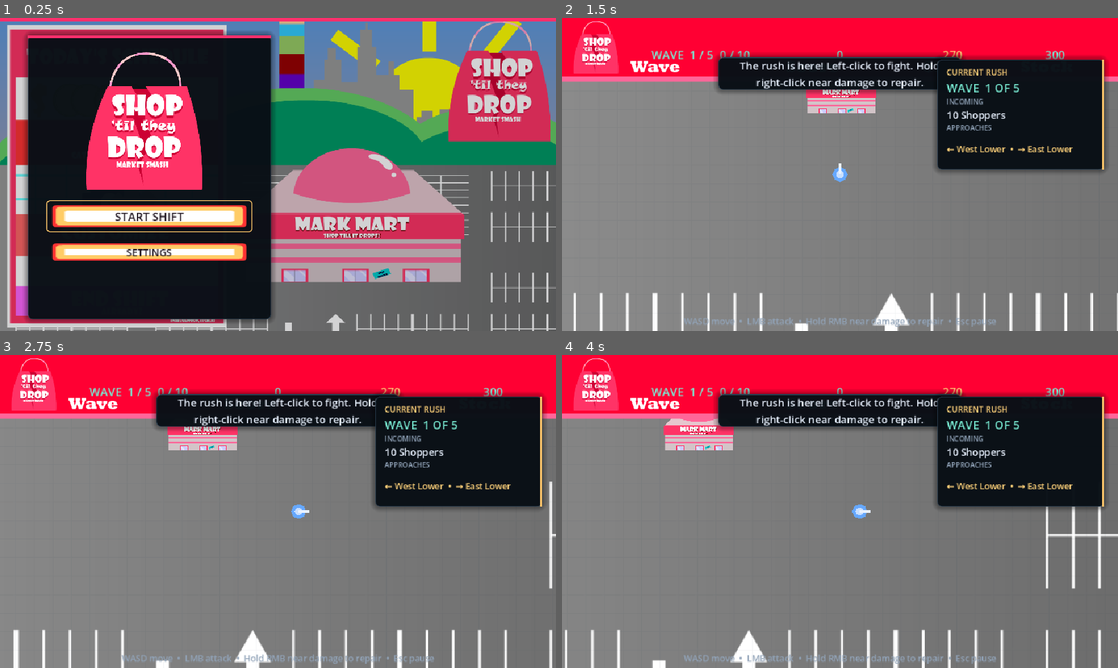
Above: before the commit, frames 1-4 (two rows, left to right).
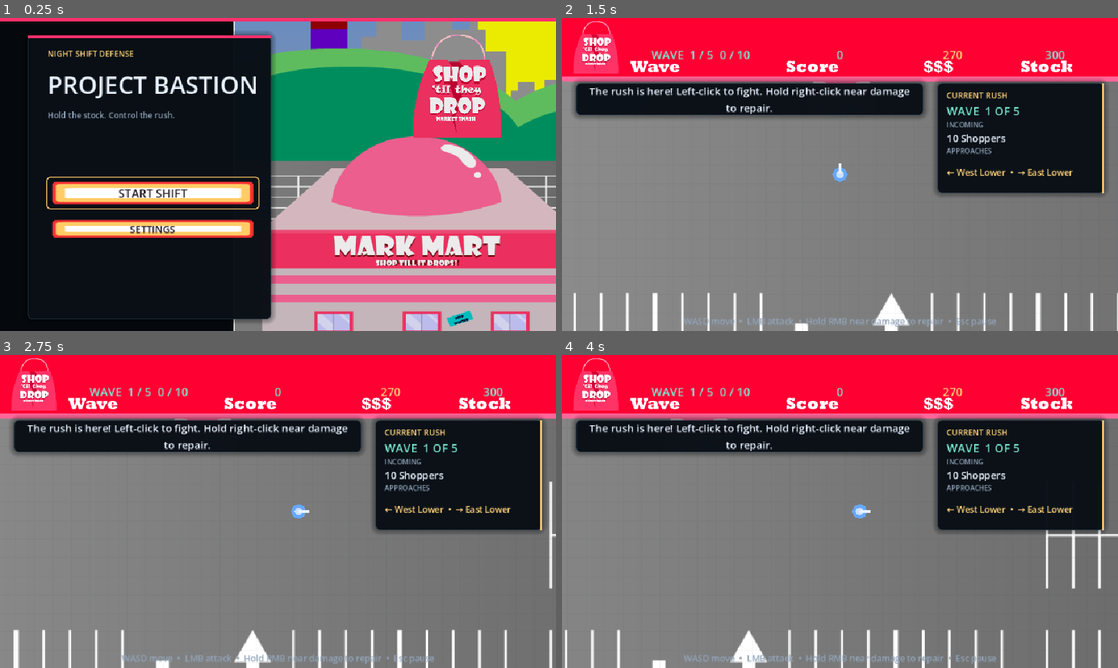
Above: after the commit, the same moments.

Repository: JarredTD/ProjectBastion
Game: Godot game, scene res://scenes/ui/main_menu.tscn
Same seed, same stepped clock (60 frames per second), same inputs: the game is played once before the commit and once after it. Sound files missing from this copy of the repository are replaced by a short silence.
Inputs (mouse positions are in pixels of both pictures, inside the frame that each line leads up to):
- Up to frame 1 (0.25 s): no input
- Up to frame 2 (1.5 s): click "START SHIFT" at 0.5 s; click "START WAVE 1 [SPACE]" at 1.25 s
- Up to frame 3 (2.75 s): tap Enter at 2 s; move the mouse to (400, 495) at 2.02 s; hold D (move_right) from 2.03 s (still down); tap 1 at 2.1 s; click (400, 495) at 2.17 s; tap Space at 2.27 s
- Up to frame 4 (4 s): release D (move_right) at 2.75 s; tap Enter at 2.75, 3.5 s; drag from (728, 527) to (812, 574) at 2.77 s; move the mouse to (895, 442) at 3.52 s; hold D (move_right) from 3.53 s (still down); tap R at 3.6 s; click (895, 442) at 3.67 s

The runs differ from the first frame. In frame 1, 67% of the frame differs, in the area x 0-100%, y 1-100%; in frame 2, 18%; in frame 3, 17%; in frame 4, 17%.

Commit message:
fix: resolve conflicting interface art

Diff:
--- a/scenes/ui/hud.tscn
+++ b/scenes/ui/hud.tscn
@@ -12,6 +12,8 @@
 atlas = ExtResource("5_upgrade_art")
 region = Rect2(110, 510, 1070, 200)
 
+[sub_resource type="StyleBoxEmpty" id="StyleBox_build_panel"]
+
 [node name="Hud" type="CanvasLayer"]
 layer = 20
 script = ExtResource("1_hud")
@@ -113,7 +115,7 @@
 anchor_right = 0.5
 anchor_bottom = 1.0
 offset_left = -390.0
-offset_top = -136.0
+offset_top = -170.0
 offset_right = 390.0
 offset_bottom = -4.0
 mouse_filter = 2
@@ -128,10 +130,10 @@
 anchor_right = 0.5
 anchor_bottom = 1.0
 offset_left = -340.0
-offset_top = -126.0
+offset_top = -154.0
 offset_right = 340.0
 offset_bottom = -18.0
-modulate = Color(1, 1, 1, 0.88)
+theme_override_styles/panel = SubResource("StyleBox_build_panel")
 script = ExtResource("3_accent")
 accent_color = Color(0.207843, 0.815686, 0.729412, 0.9)
 
@@ -141,7 +143,7 @@
 anchor_right = 1.0
 anchor_bottom = 1.0
 offset_left = 16.0
-offset_top = 12.0
+offset_top = 42.0
 offset_right = -16.0
 offset_bottom = -8.0
 grow_horizontal = 2
@@ -156,6 +158,7 @@
 custom_minimum_size = Vector2(74, 60)
 layout_mode = 2
 theme_type_variation = &"MutedLabel"
+theme_override_colors/font_color = Color(0.18, 0.08, 0.16, 1)
 text = "BUILD"
 vertical_alignment = 1
 
@@ -198,6 +201,7 @@
 layout_mode = 2
 theme_override_font_sizes/font_size = 13
 theme_type_variation = &"MutedLabel"
+theme_override_colors/font_color = Color(0.18, 0.08, 0.16, 1)
 text = "Move over the arena to pick a spot"
 horizontal_alignment = 1
 vertical_alignment = 1
@@ -206,12 +210,10 @@
 [node name="MessagePanel" type="Panel" parent="Layout"]
 unique_name_in_owner = true
 layout_mode = 0
-anchor_left = 0.5
-anchor_right = 0.5
-offset_left = -210.0
-offset_top = 68.0
-offset_right = 210.0
-offset_bottom = 124.0
+offset_left = 24.0
+offset_top = 112.0
+offset_right = 624.0
+offset_bottom = 168.0
 mouse_filter = 2
 
 [node name="MessageLabel" type="Label" parent="Layout/MessagePanel"]
@@ -266,9 +268,9 @@
 anchor_left = 1.0
 anchor_right = 1.0
 offset_left = -312.0
-offset_top = 72.0
+offset_top = 112.0
 offset_right = -24.0
-offset_bottom = 262.0
+offset_bottom = 302.0
 mouse_filter = 2
 script = ExtResource("3_accent")
 accent_color = Color(1, 0.780392, 0.419608, 0.95)
@@ -378,9 +380,9 @@
 anchor_right = 0.5
 anchor_bottom = 0.5
 offset_left = -250.0
-offset_top = -160.0
+offset_top = 95.0
 offset_right = 250.0
-offset_bottom = 185.0
+offset_bottom = 260.0
 modulate = Color(1, 1, 1, 0.93)
 
 [node name="Content" type="VBoxContainer" parent="Layout/EndPanel"]
@@ -388,16 +390,17 @@
 anchors_preset = 15
 anchor_right = 1.0
 anchor_bottom = 1.0
-offset_left = 36.0
-offset_top = 28.0
-offset_right = -36.0
-offset_bottom = -28.0
-grow_horizontal = 2
-grow_vertical = 2
-theme_override_constants/separation = 10
+offset_left = 24.0
+offset_top = 10.0
+offset_right = -24.0
+offset_bottom = -10.0
+grow_horizontal = 2
+grow_vertical = 2
+theme_override_constants/separation = 4
 
 [node name="EndTitle" type="Label" parent="Layout/EndPanel/Content"]
 unique_name_in_owner = true
+visible = false
 layout_mode = 2
 theme_type_variation = &"ScreenTitle"
 text = "STORE SECURED"
@@ -407,12 +410,13 @@
 unique_name_in_owner = true
 layout_mode = 2
 theme_type_variation = &"CurrencyLabel"
-theme_override_font_sizes/font_size = 32
+theme_override_font_sizes/font_size = 24
 text = "SCORE  12,840"
 horizontal_alignment = 1
 
 [node name="EndBreakdown" type="Label" parent="Layout/EndPanel/Content"]
 unique_name_in_owner = true
+visible = false
 layout_mode = 2
 theme_type_variation = &"BodyStrong"
 text = "Shopper points  7,200\nRush bonuses  4,000\nStock secured  1,640"
@@ -422,7 +426,7 @@
 unique_name_in_owner = true
 layout_mode = 2
 size_flags_vertical = 3
-theme_override_font_sizes/font_size = 18
+theme_override_font_sizes/font_size = 14
 theme_type_variation = &"MutedLabel"
 text = "5 rushes cleared  •  70 shoppers turned away\nRun seed  123456789"
 horizontal_alignment = 1
@@ -432,6 +436,7 @@
 unique_name_in_owner = true
 layout_mode = 2
 theme_type_variation = &"SectionLabel"
+theme_override_font_sizes/font_size = 12
 text = "NEW OBJECTIVE BEST  •  12,840"
 horizontal_alignment = 1
 
@@ -442,18 +447,18 @@
 
 [node name="ContinueButton" type="Button" parent="Layout/EndPanel/Content/EndActions"]
 unique_name_in_owner = true
-custom_minimum_size = Vector2(208, 42)
+custom_minimum_size = Vector2(190, 36)
 layout_mode = 2
 tooltip_text = "Keep playing with rapidly growing rushes"
 theme_type_variation = &"ArtButton"
-theme_override_font_sizes/font_size = 17
+theme_override_font_sizes/font_size = 15
 text = "CONTINUE ENDLESS"
 
 [node name="RestartButton" type="Button" parent="Layout/EndPanel/Content/EndActions"]
 unique_name_in_owner = true
-custom_minimum_size = Vector2(208, 42)
+custom_minimum_size = Vector2(190, 36)
 layout_mode = 2
 theme_type_variation = &"ArtButton"
 tooltip_text = "Try a new layout"
-theme_override_font_sizes/font_size = 17
+theme_override_font_sizes/font_size = 15
 text = "PLAY AGAIN  [R]"
--- a/scenes/ui/main_menu.tscn
+++ b/scenes/ui/main_menu.tscn
@@ -11,6 +11,10 @@
 [sub_resource type="AtlasTexture" id="AtlasTexture_logo"]
 atlas = ExtResource("6_logo")
 region = Rect2(350, 25, 580, 620)
+
+[sub_resource type="AtlasTexture" id="AtlasTexture_storefront"]
+atlas = ExtResource("4_menu_art")
+region = Rect2(560, 0, 550, 779)
 
 [node name="MainMenu" type="Control"]
 layout_mode = 3
@@ -34,15 +38,30 @@
 
 [node name="BackdropArt" type="TextureRect" parent="."]
 layout_mode = 1
-anchors_preset = 15
+anchors_preset = -1
+anchor_left = 0.42
 anchor_right = 1.0
 anchor_bottom = 1.0
 grow_horizontal = 2
 grow_vertical = 2
 mouse_filter = 2
-texture = ExtResource("4_menu_art")
+texture = SubResource("AtlasTexture_storefront")
 expand_mode = 1
 stretch_mode = 6
+
+[node name="BrandLogo" type="TextureRect" parent="."]
+layout_mode = 1
+anchors_preset = -1
+anchor_left = 0.69
+anchor_top = 0.04
+anchor_right = 0.97
+anchor_bottom = 0.39
+grow_horizontal = 2
+grow_vertical = 2
+mouse_filter = 2
+texture = SubResource("AtlasTexture_logo")
+expand_mode = 1
+stretch_mode = 5
 
 [node name="BackdropShade" type="ColorRect" parent="."]
 layout_mode = 1
@@ -52,7 +71,7 @@
 grow_horizontal = 2
 grow_vertical = 2
 mouse_filter = 2
-color = Color(0.015, 0.025, 0.04, 0.18)
+color = Color(0.015, 0.025, 0.04, 0.08)
 
 [node name="Accent" type="ColorRect" parent="."]
 layout_mode = 1
@@ -81,13 +100,25 @@
 offset_bottom = 510.0
 theme_override_constants/separation = 14
 
-[node name="Logo" type="TextureRect" parent="Menu"]
-custom_minimum_size = Vector2(0, 250)
+[node name="Kicker" type="Label" parent="Menu"]
+layout_mode = 2
+theme_type_variation = &"SectionLabel"
+text = "NIGHT SHIFT DEFENSE"
+
+[node name="Title" type="Label" parent="Menu"]
+layout_mode = 2
+theme_type_variation = &"DisplayTitle"
+text = "PROJECT BASTION"
+
+[node name="Subtitle" type="Label" parent="Menu"]
+layout_mode = 2
+theme_type_variation = &"MutedLabel"
+text = "Hold the stock. Control the rush."
+
+[node name="Spacer" type="Control" parent="Menu"]
+custom_minimum_size = Vector2(0, 70)
 layout_mode = 2
 mouse_filter = 2
-texture = SubResource("AtlasTexture_logo")
-expand_mode = 1
-stretch_mode = 5
 
 [node name="PlayButton" type="Button" parent="Menu"]
 unique_name_in_owner = true
--- a/scripts/ui/hud.gd
+++ b/scripts/ui/hud.gd
@@ -128,8 +128,8 @@
 	else:
 		start_wave_button.text = "START ENDLESS  %d  [SPACE]" % (state.wave_number - state.objective_wave_count) if state.endless else "START WAVE  %d  [SPACE]" % state.wave_number
 	help_label.text = help_text()
-	help_label.offset_top = -154.0 if state.phase == GameState.Phase.BUILD else -28.0
-	help_label.offset_bottom = -132.0 if state.phase == GameState.Phase.BUILD else -5.0
+	help_label.offset_top = -194.0 if state.phase == GameState.Phase.BUILD else -28.0
+	help_label.offset_bottom = -172.0 if state.phase == GameState.Phase.BUILD else -5.0
 	var finished := state.phase == GameState.Phase.VICTORY or state.phase == GameState.Phase.DEFEAT
 	message_panel.visible = state.message_time > 0.0 and not finished
 	message_label.text = state.message
@@ -175,8 +175,8 @@
 	match state.phase:
 		GameState.Phase.BUILD:
 			if state.endless:
-				return "BUILD  E%d  %02d" % [state.wave_number - state.objective_wave_count, ceili(state.phase_time)]
-			return "BUILD  %d / %d  %02d" % [state.wave_number, state.objective_wave_count, ceili(state.phase_time)]
+				return "E%d  %02ds" % [state.wave_number - state.objective_wave_count, ceili(state.phase_time)]
+			return "%d / %d  %02ds" % [state.wave_number, state.objective_wave_count, ceili(state.phase_time)]
 		GameState.Phase.VICTORY: return "VICTORY"
 		GameState.Phase.DEFEAT: return "DEFEAT"
 		_:
Not shown: 1 places in scenes/ui/hud.tscn that only renumber resources
Not shown: 1 places in scenes/ui/main_menu.tscn that only renumber resources
